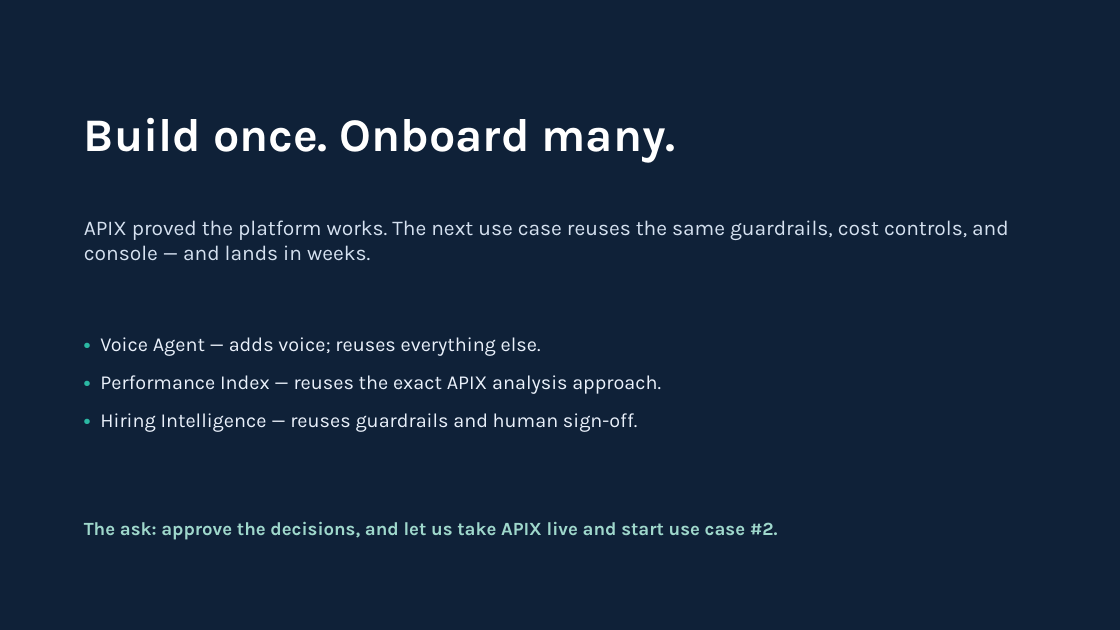
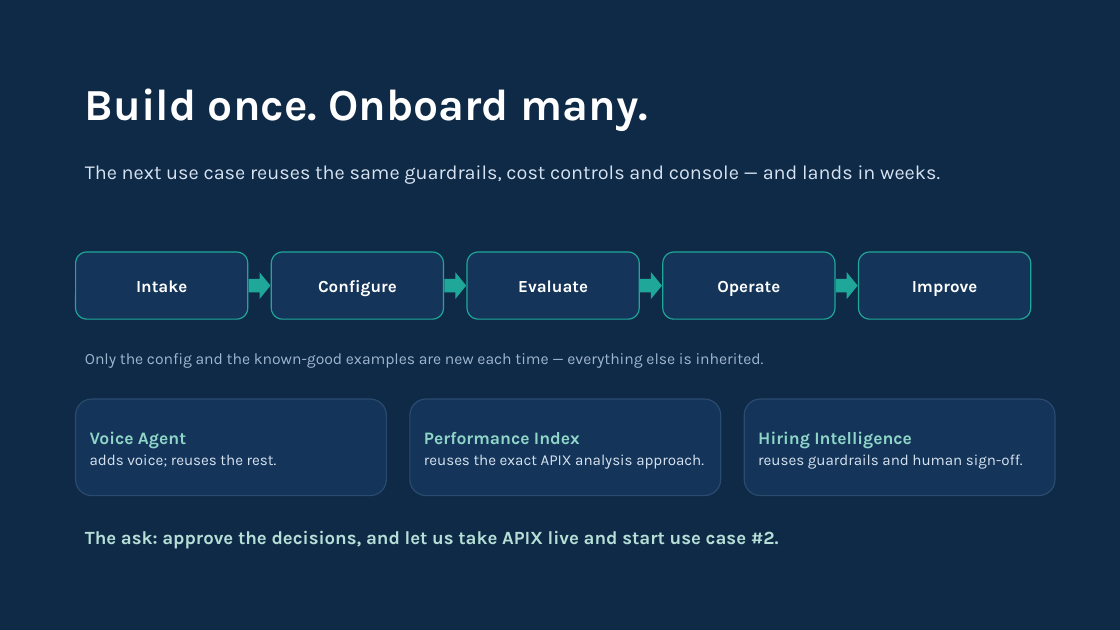
Before and after one commit to shyamanugu/LLMOps, a slide deck: slide 12 of usecases/ai_pipeline 2/deck/AI_Pipeline_LLMOps.pptx (slide 10 before the commit). Drawn at 1120x630 pixels with LibreOffice and Linux fonts; fonts in the diff are those of the drawing. Boxes give left, top, right and bottom in pixels: in the first picture for what was removed or moved away, otherwise in the second. Text is boxed around its words. In the diff, an @@ line names an element or a change of style, - is before the commit and + after.

```diff
--- a/usecases/ai_pipeline 2/deck/AI_Pipeline_LLMOps.pptx
+++ b/usecases/ai_pipeline 2/deck/AI_Pipeline_LLMOps.pptx
@@ rectangle at [0, 0, 1120, 630]: fill #0F2138 to #0F2A47 @@
@@ text "Build once. Onboard many.": place and size @@
-text "Build once. Onboard many." at [84, 117, 676, 162]
+text "Build once. Onboard many." at [85, 88, 648, 131]
@@ text "Build once. Onboard many." at [85, 88, 648, 131]: size 40 to 38 pt @@
@@ text at [85, 165, 940, 184]: text changed; size 18 to 17 pt; text colour #D5E1F0 to #D7E3F1 @@
-APIX proved the platform works. The next use case reuses the same guardrails, cost controls, and console — and lands in weeks.
+The next use case reuses the same guardrails, cost controls and console — and lands in weeks.
@@ rounded rectangle added at [76, 252, 248, 319], fill #143559, outline #1FA89A 1 pt, 14.5 pt, text #FFFFFF, bold @@
+Intake
@@ rounded rectangle added at [271, 252, 444, 319], fill #143559, outline #1FA89A 1 pt, 14.5 pt, text #FFFFFF, bold @@
+Configure
@@ rounded rectangle added at [467, 252, 639, 319], fill #143559, outline #1FA89A 1 pt, 14.5 pt, text #FFFFFF, bold @@
+Evaluate
@@ rounded rectangle added at [663, 252, 835, 319], fill #143559, outline #1FA89A 1 pt, 14.5 pt, text #FFFFFF, bold @@
+Operate
@@ rounded rectangle added at [859, 252, 1031, 319], fill #143559, outline #1FA89A 1 pt, 14.5 pt, text #FFFFFF, bold @@
+Improve
@@ right arrow added at [249, 272, 271, 299], fill #1FA89A @@
@@ right arrow added at [444, 272, 466, 299], fill #1FA89A @@
@@ right arrow added at [640, 272, 662, 299], fill #1FA89A @@
@@ right arrow added at [836, 272, 858, 299], fill #1FA89A @@
@@ text added at [85, 353, 764, 368], 13.5 pt, text #9FB6CF @@
+Only the config and the known-good examples are new each time — everything else is inherited.
@@ text removed at [100, 337, 661, 432] @@
-• Voice Agent — adds voice; reuses everything else.
-• Performance Index — reuses the exact APIX analysis approach.
-• Hiring Intelligence — reuses guardrails and human sign-off.
@@ rounded rectangle added at [76, 399, 386, 496], fill #143559, outline #2B4B6E 1 pt, 13 pt, text #D7E3F1 @@
+Voice Agent
+adds voice; reuses the rest.
@@ rounded rectangle added at [410, 399, 721, 496], fill #143559, outline #2B4B6E 1 pt, 13 pt, text #D7E3F1 @@
+Performance Index
+reuses the exact APIX analysis approach.
@@ rounded rectangle added at [744, 399, 1055, 496], fill #143559, outline #2B4B6E 1 pt, 13 pt, text #D7E3F1 @@
+Hiring Intelligence
+reuses guardrails and human sign-off.
@@ text "The ask: approve the decisions, ...": place and size @@
-text "The ask: approve the decisions, ..." at [84, 522, 778, 540]
+text "The ask: approve the decisions, ..." at [85, 531, 779, 549]
@@ text "The ask: approve the decisions, ..." at [85, 531, 779, 549]: text colour #9FD8CC to #B6DFD7 @@
```
Also in this commit, not shown: 8 other slides changed, 3 slides added, 1 slide removed, 1 other file.
